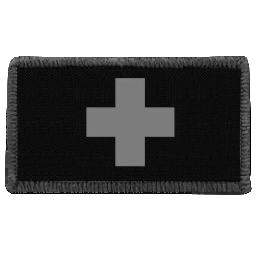
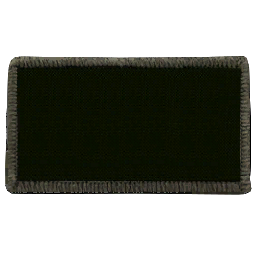
The second 256 x 256 image is a revision of the first. Changes to its layers:
hid group "Patches Grey" (13 layers) over <box>5,56,252,195</box>
hid "(Other) MEDIC #1" over <box>86,78,175,167</box>
hid "Twilight" over <box>5,56,252,195</box>
hid "Condor" over <box>45,86,217,156</box>
